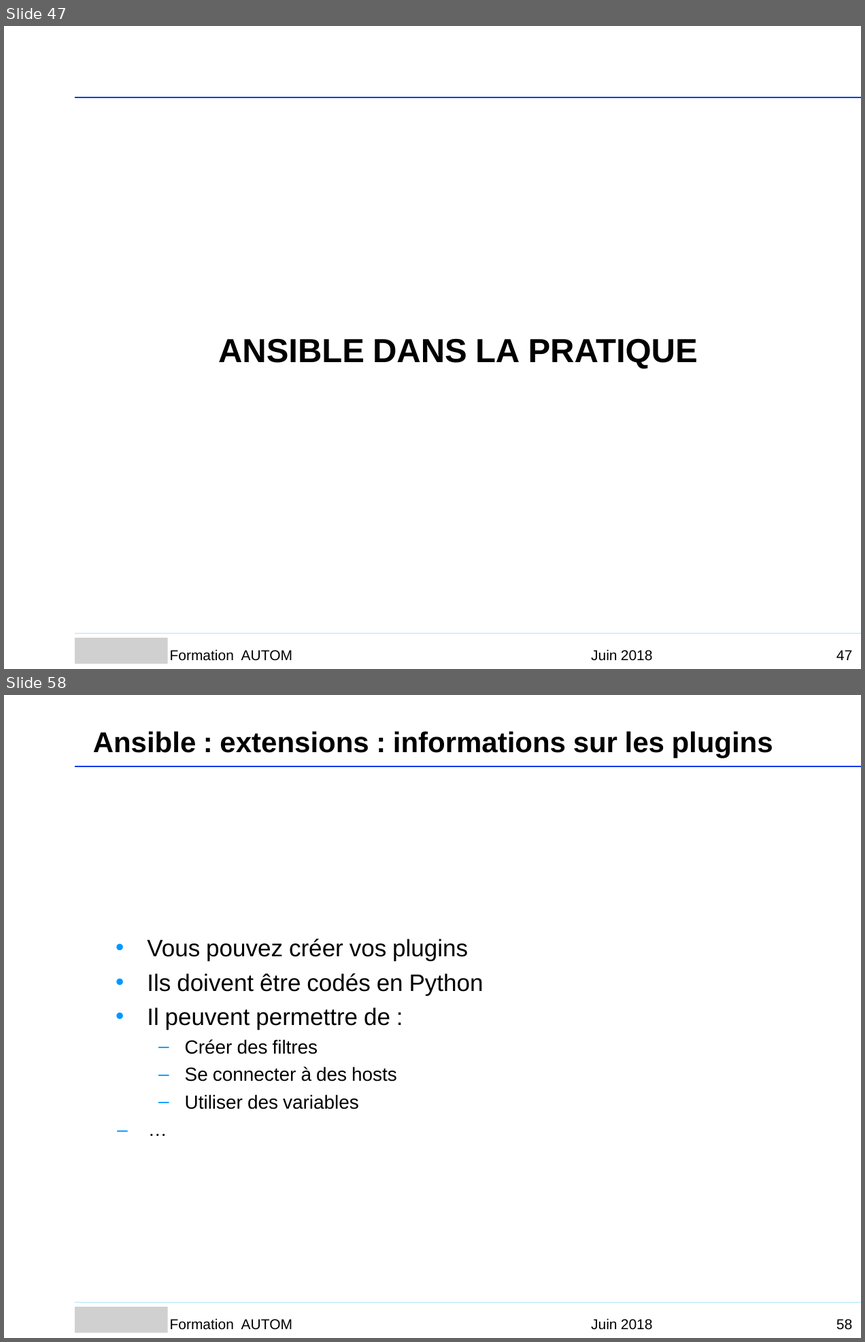
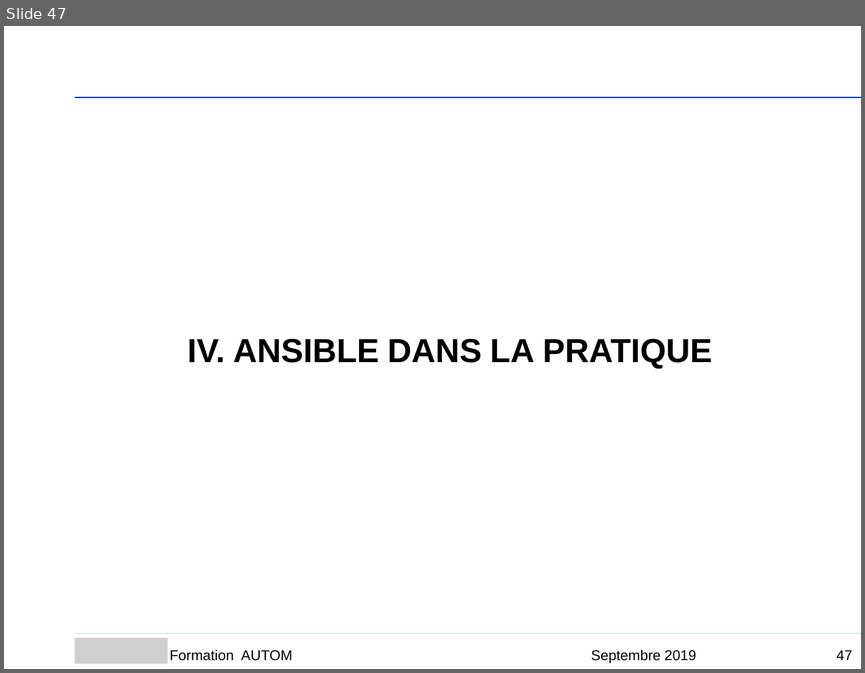
Before and after one commit to Sputnik93/cours_ansible, a slide deck: Ansible_support_cours_AGO.ppt. Shown one above the other, each under a label of ours: slides 47 and 58 before the commit, slide 47 after it; the slides between them are not shown. The pictures are 865x1342 and 865x673 pixels, drawn with LibreOffice and Linux fonts; fonts in the diff are those of the drawing; grey boxes stand for pictures; background and template pictures are left out. Boxes give left, top, right and bottom in pixels: in the first picture for what was removed or moved away, otherwise in the second. Text is boxed around its words. In the diff, an @@ line names an element or a change of style, - is before the commit and + after.

```diff
--- a/Ansible_support_cours_AGO.ppt
+++ b/Ansible_support_cours_AGO.ppt
@@ slide 58 removed at [4, 695, 861, 1338], background #FFFFFF @@
@@ text removed at [93, 731, 773, 758] @@
-Ansible : extensions : informations sur les plugins
@@ freeform shape removed at [75, 766, 861, 766] @@
@@ text removed at [147, 938, 483, 1109] @@
-• Vous pouvez créer vos plugins
-• Ils doivent être codés en Python
-• Il peuvent permettre de :
-  – Créer des filtres
-  – Se connecter à des hosts
-  – Utiliser des variables
-– …
@@ freeform shape removed at [75, 1302, 861, 1302] @@
@@ picture removed at [75, 1307, 169, 1334] @@
@@ text removed at [170, 1318, 292, 1329] @@
-Formation AUTOM
@@ text removed at [591, 1318, 653, 1329] @@
-Juin 2018
@@ page number removed at [836, 1319, 852, 1329] @@
-58
@@ slide 47 changed as well @@
@@ text at [188, 338, 712, 369]: text changed @@
-ANSIBLE DANS LA PRATIQUE
+IV. ANSIBLE DANS LA PRATIQUE
@@ text removed at [591, 649, 653, 660] @@
-Juin 2018
@@ text added at [591, 649, 696, 662], 12 pt, text #000000 @@
+Septembre 2019
```
Also in this commit, not shown: 13 other slides changed, 5 slides added, 14 other slides removed.
